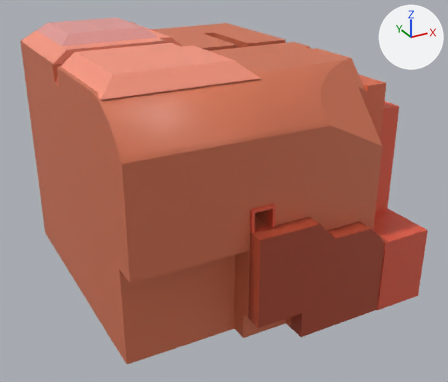
Before and after pictures for a commit that changed the Blender file Models/Main level/brainmodel.blend.
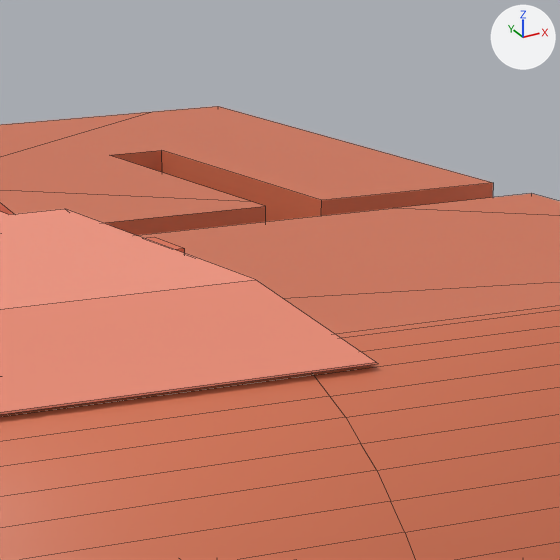
Old and new are each drawn whole from a 50 mm camera at (-6.1, -12.15, 5.68) aimed at (0.58, 0.0, -0.4) and again close up on the part from 40% to 67% of the width and 0% to 32% of the height. The lights are fixed; the arrows at upper right show +X, +Y and +Z. The close-ups show mesh edges as thin lines.
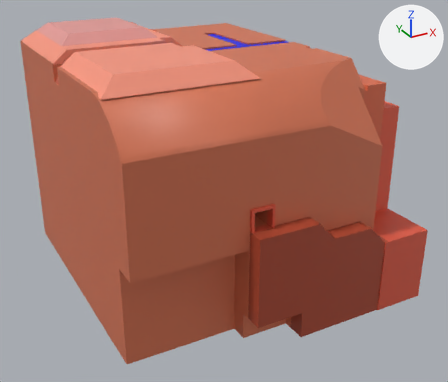
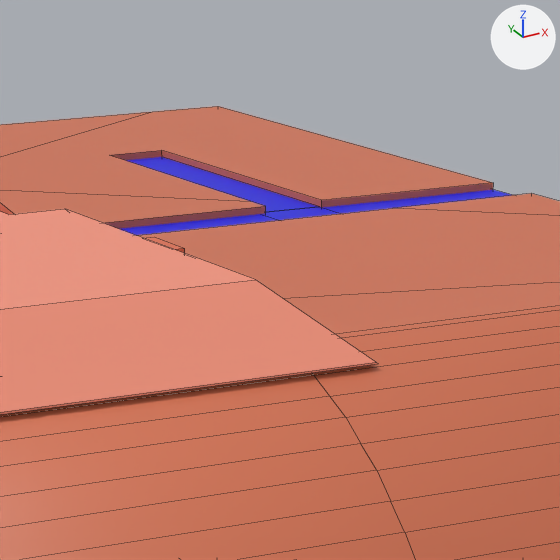
The change, as a list of edits to the scene's bpy script:
```text
Add mat_water:
    mat_water = principled_material('Water')
    mat_water.base_color = (0.0, 0.00347, 0.8)  # blue #000be7
Add me_plane:
    me_plane.from_pydata([(-1.48, -0.21, 0.0), (2.47, -0.21, 0.0), (-1.48, 0.21, 0.0), (2.47, 0.21, 0.0), (1.01, 0.21, 0.0), (1.01, -0.21, 0.0), (1.39, 0.21, 0.0), (1.39, -0.21, 0.0), (1.39, 0.21, 0.0), (1.01, 0.21, 0.0), (1.01, 2.0, 0.0), (1.39, 2.0, 0.0)], [], [(0, 5, 4, 2), (4, 5, 7, 6), (6, 7, 1, 3), (9, 8, 11, 10)])
    me_plane.materials.append(mat_water)  # blue #000be7
Add ob_water:
    ob_water = bpy.data.objects.new('Water', me_plane)
    ob_water.location = (0.451, 0.838, 2.844)
```

Changed parts and their boxes [x1, y1, x2, y2] in the close-ups (560 x 560 px):
'Water', added (blue)
    after: [121, 157, 511, 235]
